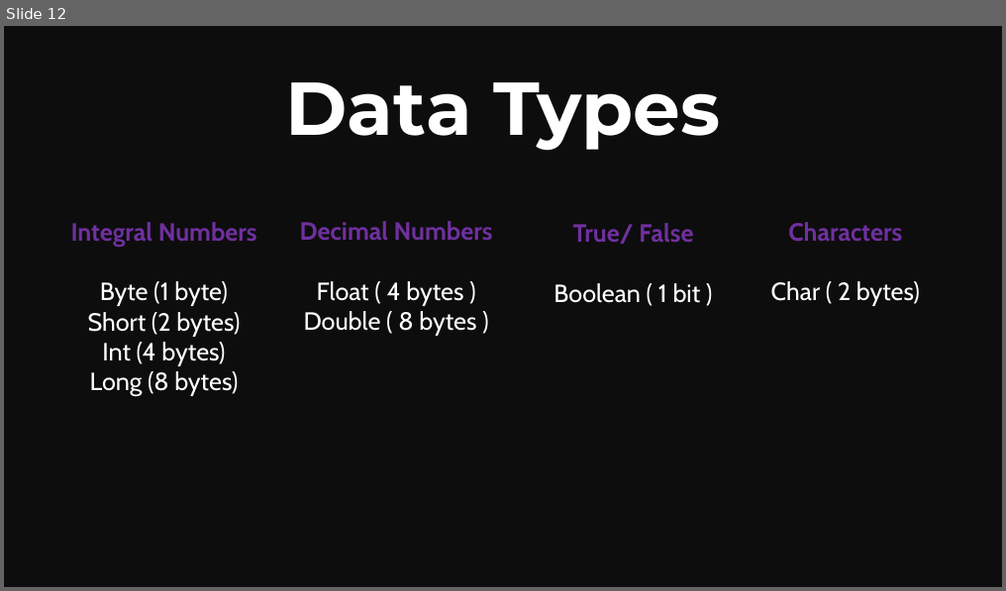
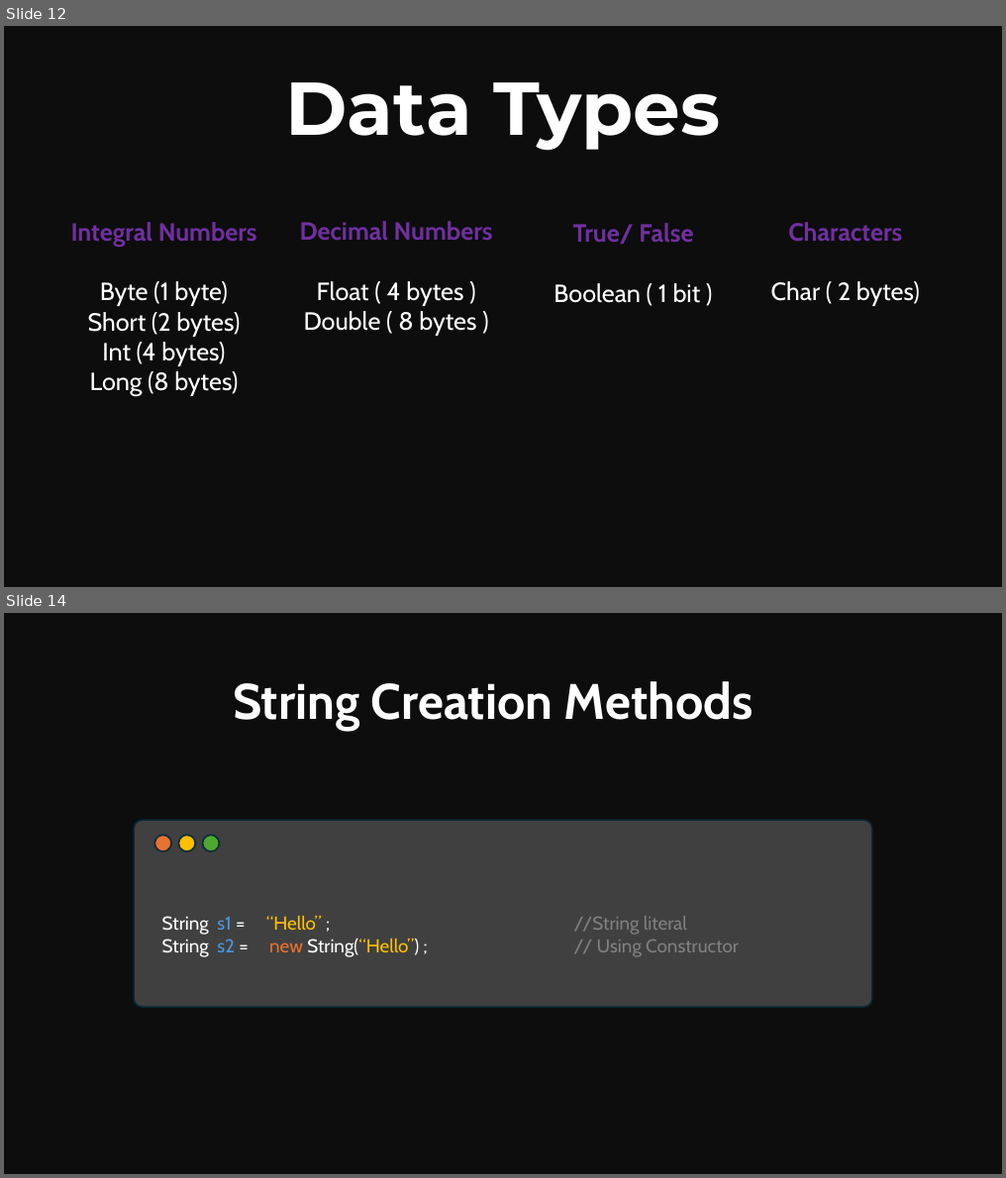
Before and after one commit to Mohitscodiclab/Java_Full_Course, a slide deck: JAVA.pptx. Shown one above the other, each under a label of ours: slide 12 before the commit, slides 12 and 14 after it; the slides between them are not shown. The pictures are 1006x591 and 1006x1178 pixels, drawn with LibreOffice and Linux fonts; fonts in the diff are those of the drawing. Boxes give left, top, right and bottom in pixels: in the first picture for what was removed or moved away, otherwise in the second. Text is boxed around its words. In the diff, an @@ line names an element or a change of style, - is before the commit and + after.

```diff
--- a/JAVA.pptx
+++ b/JAVA.pptx
@@ slide 14 added at (4,613,1002,1174), background #0D0D0D @@
@@ text added at (233,681,753,729), 48 pt, text #FFFFFF, bold @@
+String Creation Methods
@@ rounded rectangle added at (134,820,872,1008), fill #404040, outline #092A39 1.5 pt @@
@@ ellipse added at (154,836,171,852), fill #E97132, outline #092A39 1.5 pt @@
@@ ellipse added at (178,836,195,852), fill #FFC000, outline #092A39 1.5 pt @@
@@ ellipse added at (202,836,219,852), fill #4EA72E, outline #092A39 1.5 pt @@
@@ text added at (162,916,739,958), 18 pt, text #808080 @@
+String s1 = “Hello” ; //String literal
+String s2 = new String(“Hello”) ; // Using Constructor
```
Also in this commit, not shown: 11 other slides added, 20 other files.
